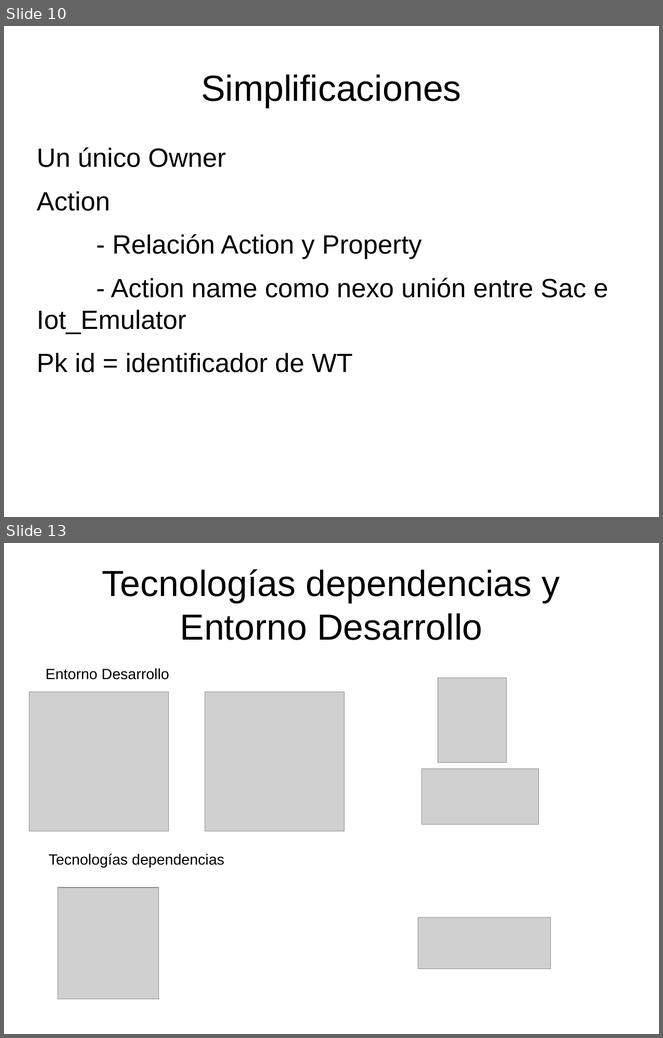
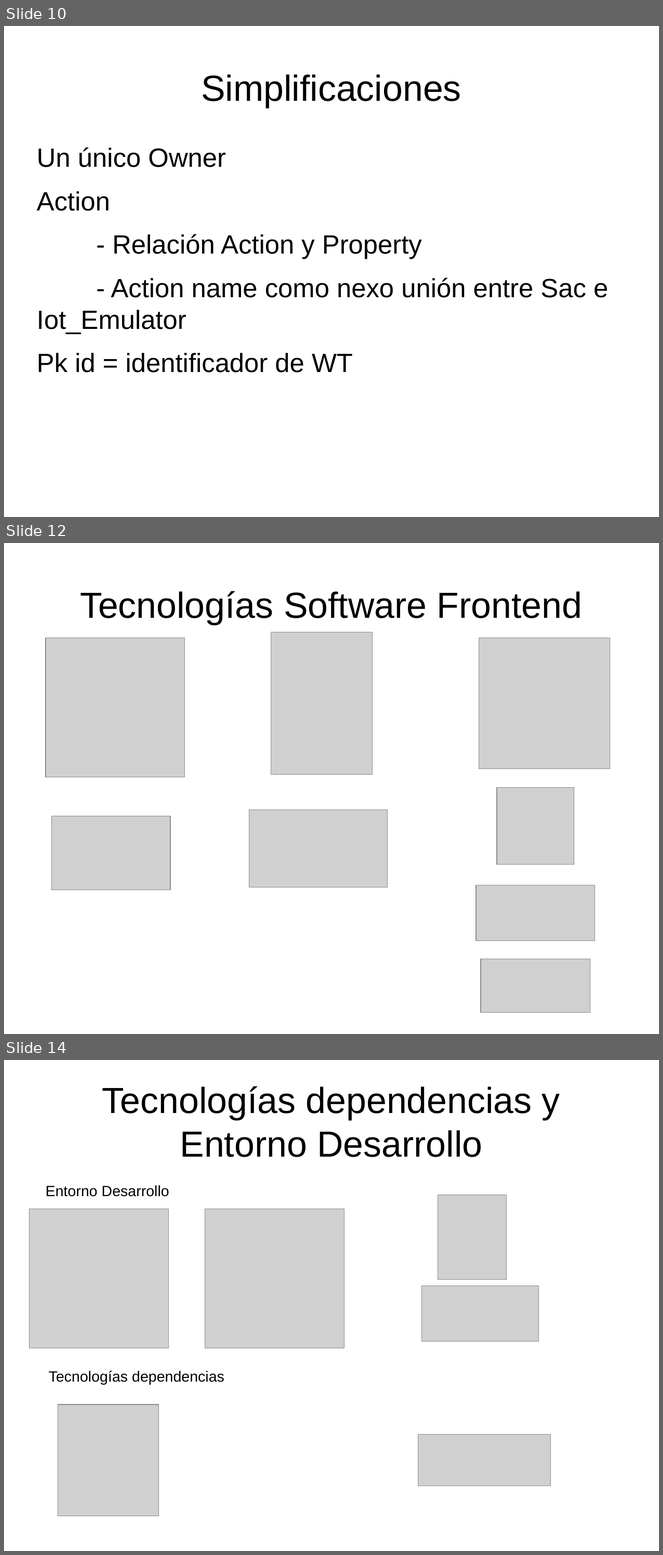
Before and after one commit to danielsalgadop/sac, a slide deck: docs/presentation/social_access_controller.odp. Shown one above the other, each under a label of ours: slides 10 and 13 before the commit, slides 10, 12 and 14 after it; the slides between them are not shown. The pictures are 663x1038 and 663x1555 pixels, drawn with LibreOffice and Linux fonts; fonts in the diff are those of the drawing; grey boxes stand for pictures. Boxes give left, top, right and bottom in pixels: in the first picture for what was removed or moved away, otherwise in the second. Text is boxed around its words. In the diff, an @@ line names an element or a change of style, - is before the commit and + after.

```diff
--- a/docs/presentation/social_access_controller.odp
+++ b/docs/presentation/social_access_controller.odp
@@ slide 12 added at <box>4,543,659,1034</box>, background #FFFFFF @@
@@ title added at <box>80,591,582,625</box>, 44 pt, text #000000 @@
+Tecnologías Software Frontend
@@ picture added at <box>271,632,373,775</box> @@
@@ picture added at <box>46,638,185,777</box> @@
@@ picture added at <box>480,638,610,769</box> @@
@@ picture added at <box>497,787,575,865</box> @@
@@ picture added at <box>51,817,170,890</box> @@
@@ picture added at <box>249,811,387,888</box> @@
@@ picture added at <box>477,886,596,941</box> @@
@@ picture added at <box>481,959,590,1013</box> @@
@@ what was slide 13 is now slide 14 @@
```
Also in this commit, not shown: 3 slides changed, 5 other slides added, 1 slide removed, 2 other files.
